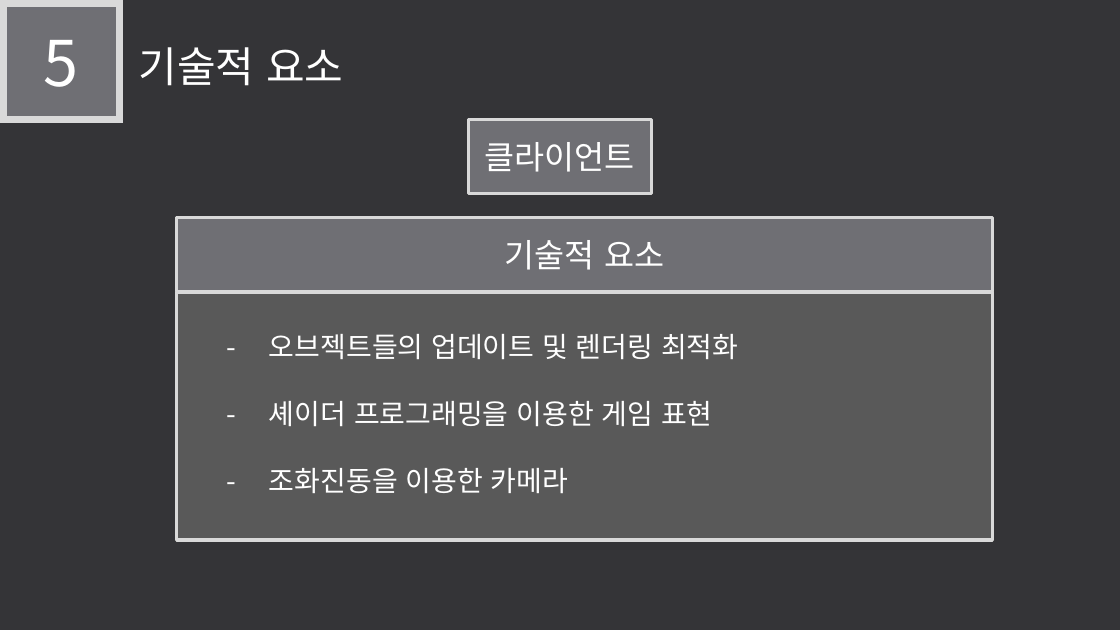
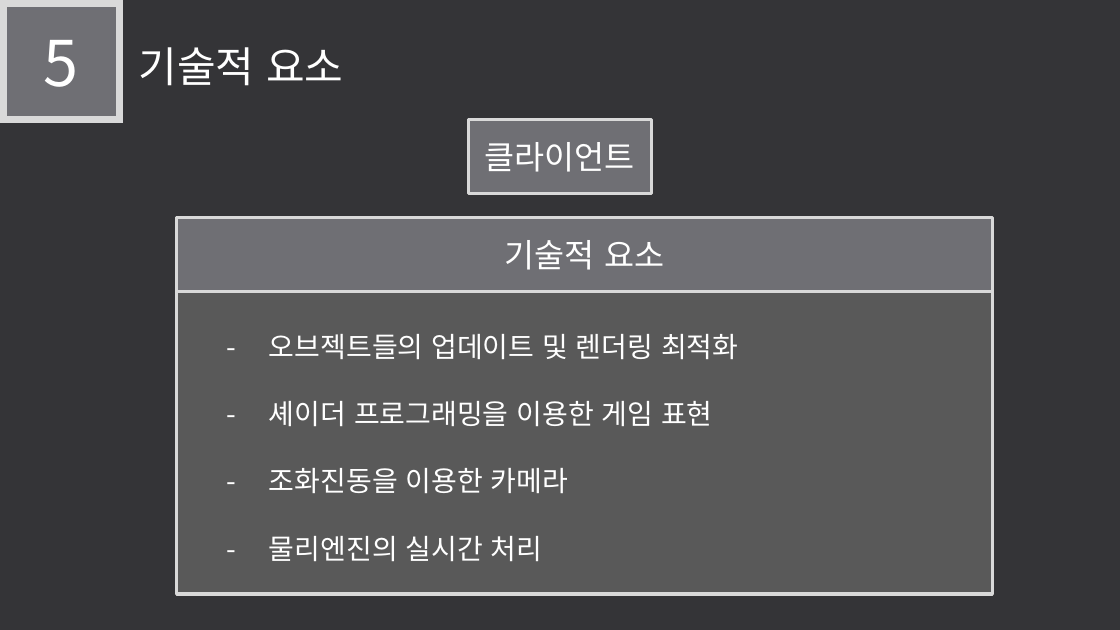
Before and after one commit to LEGO0937/Our_Project, a slide deck: slide 10 of 기획단계/졸작 제안서_α.pptx. Drawn at 1120x630 pixels with LibreOffice and Linux fonts; fonts in the diff are those of the drawing. Boxes give left, top, right and bottom in pixels: in the first picture for what was removed or moved away, otherwise in the second. Text is boxed around its words. In the diff, an @@ line names an element or a change of style, - is before the commit and + after.

```diff
--- a/기획단계/졸작 제안서_α.pptx
+++ b/기획단계/졸작 제안서_α.pptx
@@ rectangle "- 오브젝트들의 업데이트 및 렌더링 ...": place and size @@
-rectangle "- 오브젝트들의 업데이트 및 렌더링 ..." at bbox=[176, 292, 992, 539]
+rectangle "- 오브젝트들의 업데이트 및 렌더링 ..." at bbox=[176, 292, 992, 594]
@@ text in rectangle at bbox=[269, 536, 543, 561]: paragraph added @@
+- 물리엔진의 실시간 처리
```
Also in this commit, not shown: 11 other slides changed, 1 slide added, 1 slide removed.
